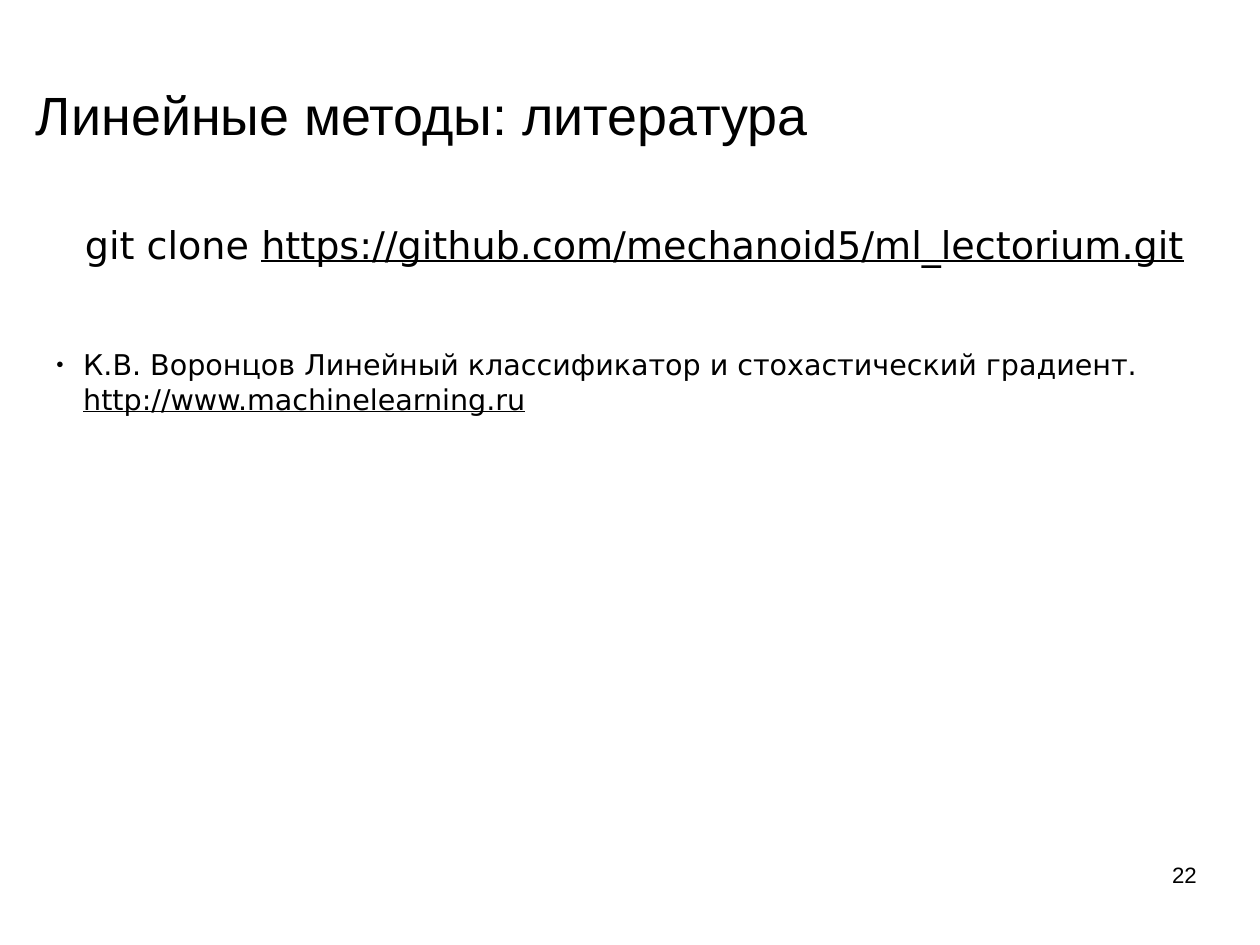
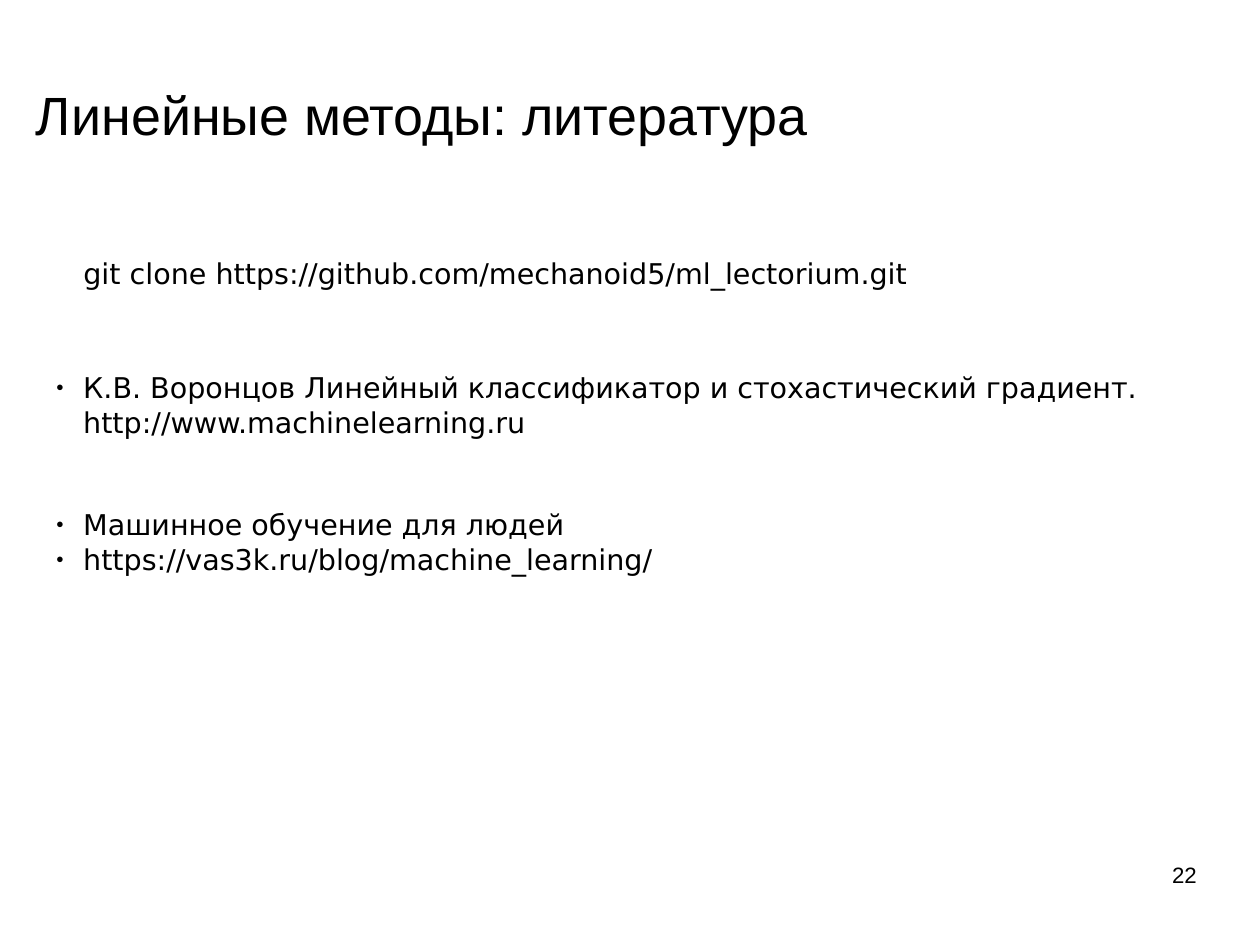
Before and after one commit to mechanoid5/ml_lectorium_legacy, a slide deck: slide 22 of 15-linear.odp. Drawn at 1260x945 pixels with LibreOffice and Linux fonts; fonts in the diff are those of the drawing; background and template pictures are left out. Boxes give left, top, right and bottom in pixels: in the first picture for what was removed or moved away, otherwise in the second. Text is boxed around its words. In the diff, an @@ line names an element or a change of style, - is before the commit and + after.

```diff
--- a/15-linear.odp
+++ b/15-linear.odp
@@ text at (x1=83, y1=262, x2=1137, y2=439): size 24 to 18 pt in "git clone https://github.com/mechanoid5/ml_lectorium.git"; underline off in "https://github.com/mechanoid5/ml_lectorium.git", "http://www.machinelearning.ru"; alignment centre to left @@
@@ text at (x1=83, y1=513, x2=652, y2=576): paragraphs added @@
+● Машинное обучение для людей
+● https://vas3k.ru/blog/machine_learning/
```
Also in this commit, not shown: 7 other files.
